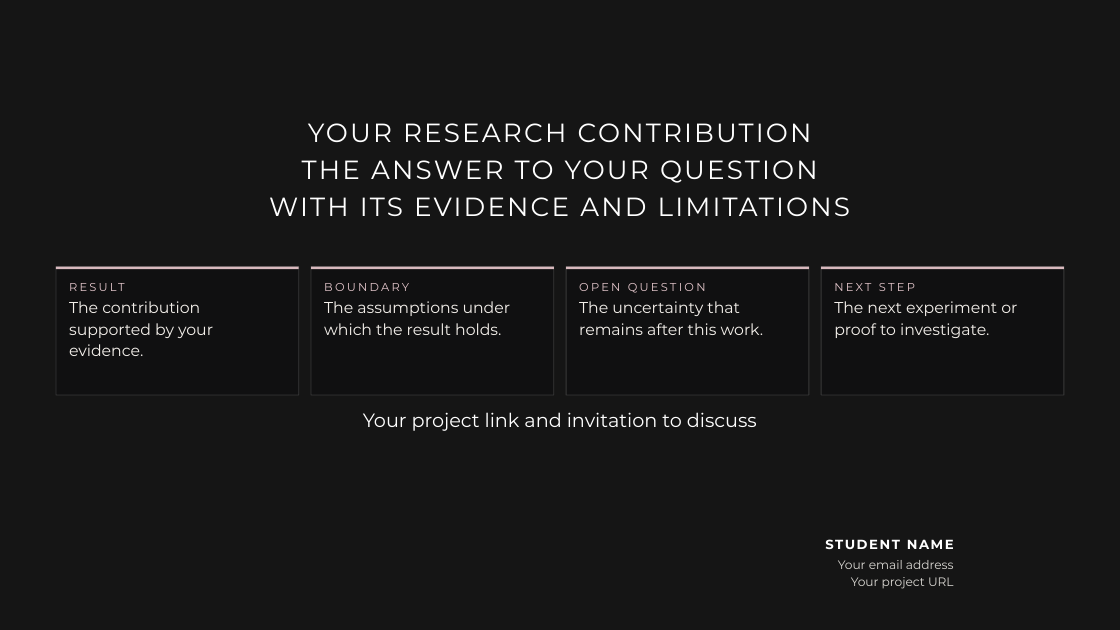
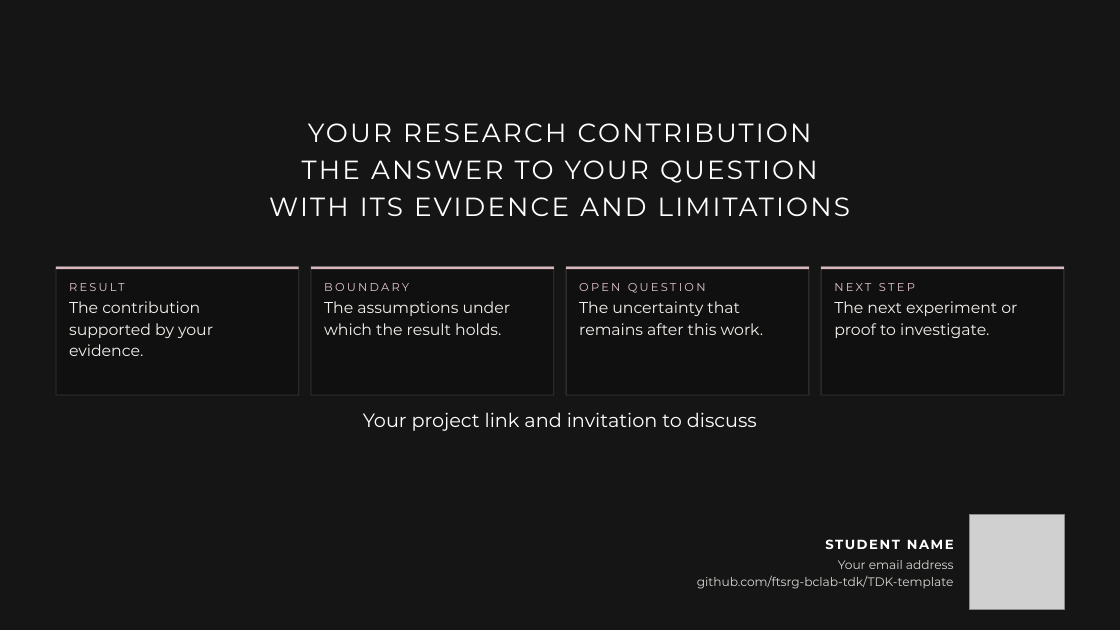
Before and after one commit to ftsrg-bclab-tdk/TDK-template, a slide deck: slide 11 of presentation/powerpoint/templates/ftsrg-current.potx. Drawn at 1120x630 pixels with LibreOffice and Linux fonts; fonts in the diff are those of the drawing; grey boxes stand for pictures; background and template pictures are left out. Boxes give left, top, right and bottom in pixels: in the first picture for what was removed or moved away, otherwise in the second. Text is boxed around its words. In the diff, an @@ line names an element or a change of style, - is before the commit and + after.

Commit message:
Add replaceable project QR codes to PowerPoint templates

```diff
--- a/presentation/powerpoint/templates/ftsrg-current.potx
+++ b/presentation/powerpoint/templates/ftsrg-current.potx
@@ picture added at (970, 514, 1064, 608) @@
@@ text at (697, 575, 954, 589): text changed @@
-Your project URL
+github.com/ftsrg-bclab-tdk/TDK-template
```
Also in this commit, not shown: 3 other slides changed, 7 other files.
